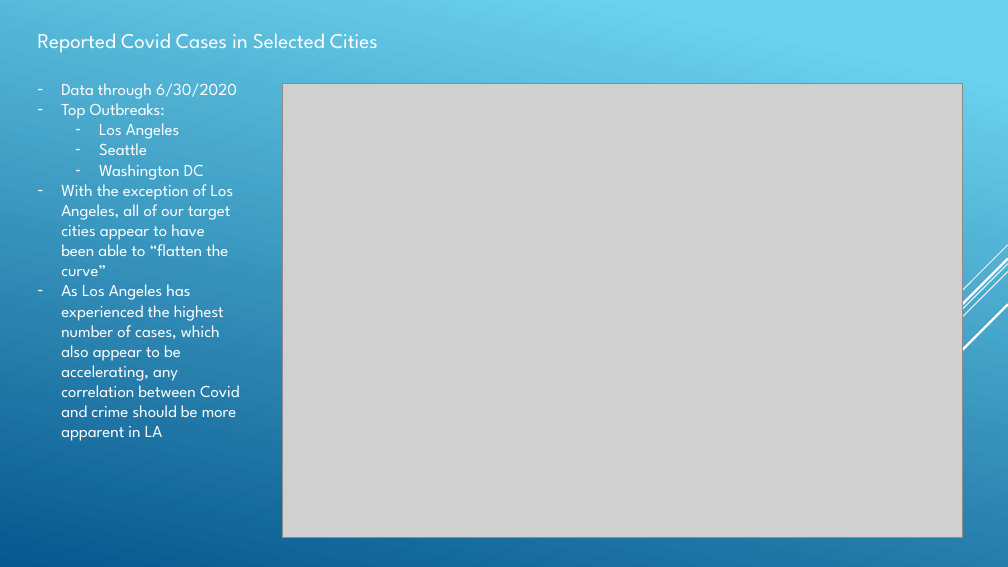
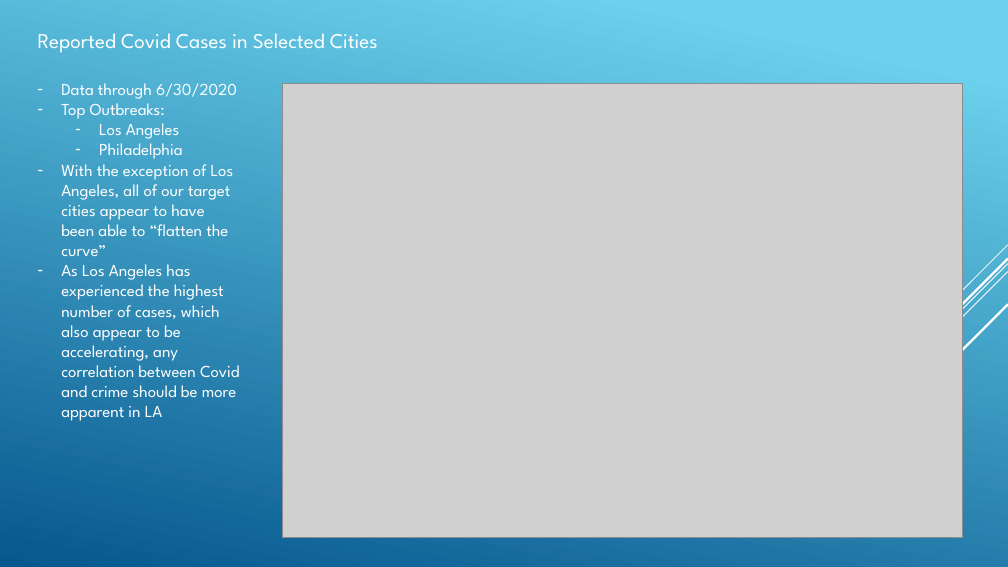
Before and after one commit to angelabanko/Project_1, a slide deck: slide 5 of Draft Presentation.pptx. Drawn at 1008x567 pixels with LibreOffice and Linux fonts; fonts in the diff are those of the drawing; grey boxes stand for pictures. Boxes give left, top, right and bottom in pixels: in the first picture for what was removed or moved away, otherwise in the second. Text is boxed around its words. In the diff, an @@ line names an element or a change of style, - is before the commit and + after.

```diff
--- a/Draft Presentation.pptx
+++ b/Draft Presentation.pptx
@@ text at (x1=99, y1=143, x2=183, y2=159): text changed @@
-  – Seattle
-  – Washington DC
+  – Philadelphia
```
Also in this commit, not shown: 8 other slides changed.
